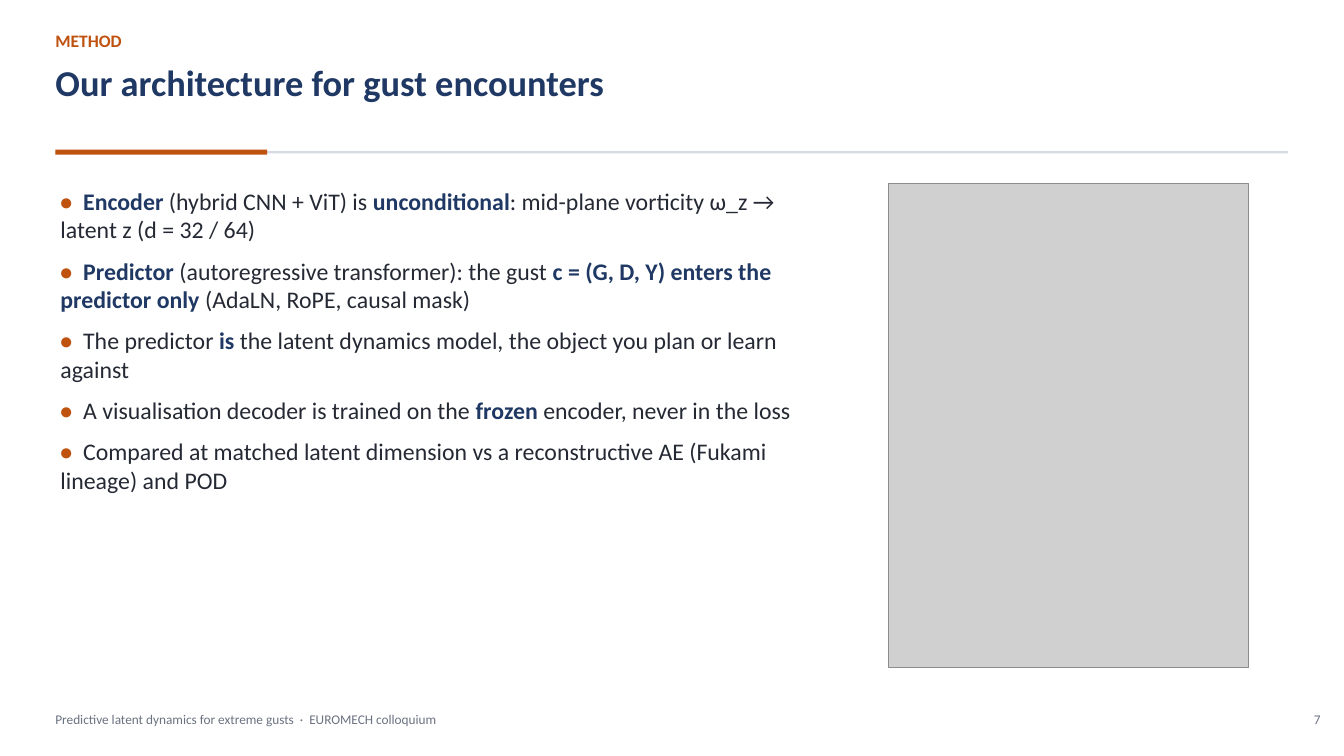
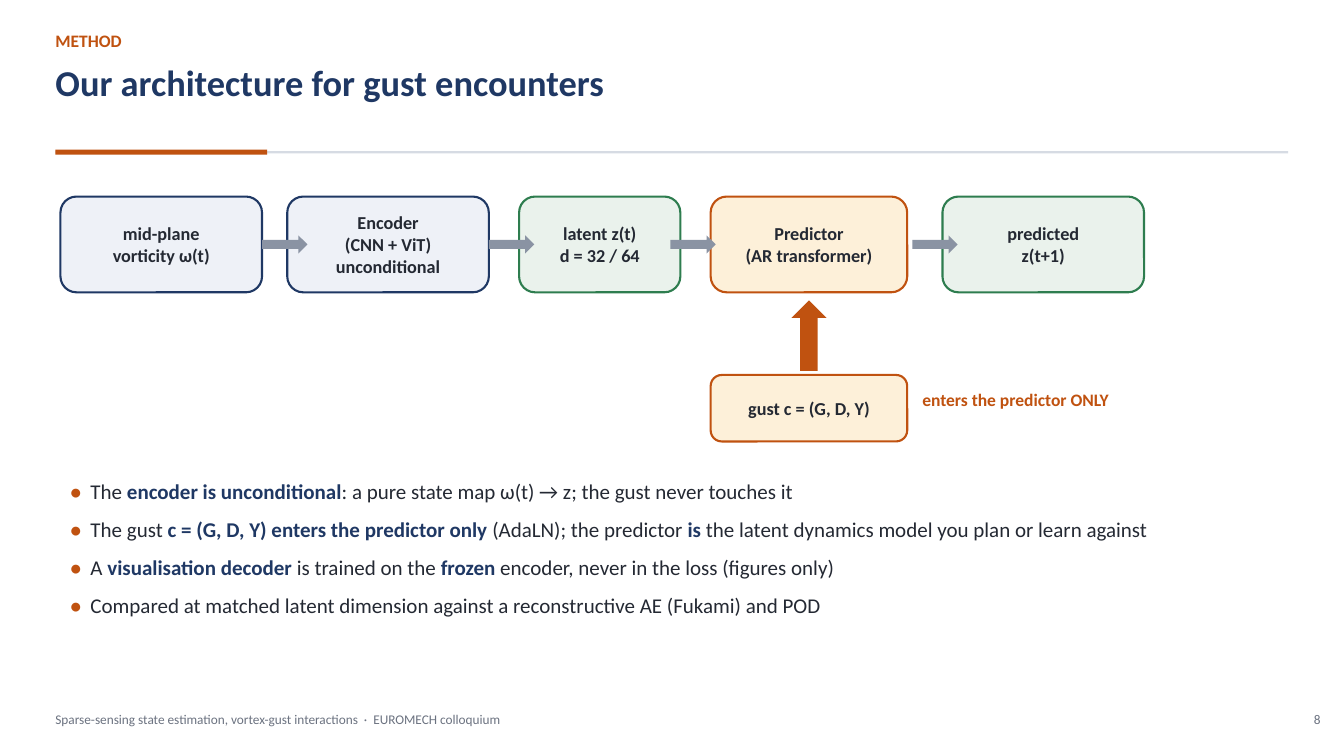
Before and after one commit to sanmi90/GUST-JEPA, a slide deck: slide 8 of paper/talk/euromech_gust_jepa.pptx (slide 7 before the commit). Drawn at 1344x756 pixels with LibreOffice and Linux fonts; fonts in the diff are those of the drawing; grey boxes stand for pictures. Boxes give left, top, right and bottom in pixels: in the first picture for what was removed or moved away, otherwise in the second. Text is boxed around its words. In the diff, an @@ line names an element or a change of style, - is before the commit and + after.

```diff
--- a/paper/talk/euromech_gust_jepa.pptx
+++ b/paper/talk/euromech_gust_jepa.pptx
@@ rounded rectangle added at [60,197,262,292], fill #EEF1F7, outline #1F3864 1.5 pt, 13 pt, text #242933, bold @@
+mid-plane
+vorticity ω(t)
@@ rounded rectangle added at [287,197,489,292], fill #EEF1F7, outline #1F3864 1.5 pt, 13 pt, text #242933, bold @@
+Encoder
+(CNN + ViT)
+unconditional
@@ rounded rectangle added at [519,197,681,292], fill #EAF2EC, outline #2E7D4F 1.5 pt, 13 pt, text #242933, bold @@
+latent z(t)
+d = 32 / 64
@@ rounded rectangle added at [711,197,907,292], fill #FDF0D9, outline #C05210 1.5 pt, 13 pt, text #242933, bold @@
+Predictor
+(AR transformer)
@@ picture removed at [889,184,1249,667] @@
@@ rounded rectangle added at [943,197,1144,292], fill #EAF2EC, outline #2E7D4F 1.5 pt, 13 pt, text #242933, bold @@
+predicted
+z(t+1)
@@ right arrow added at [262,235,308,253], fill #8A93A3 @@
@@ right arrow added at [489,235,534,253], fill #8A93A3 @@
@@ right arrow added at [670,235,716,253], fill #8A93A3 @@
@@ right arrow added at [912,235,958,253], fill #8A93A3 @@
@@ up arrow added at [791,300,827,371], fill #C05210 @@
@@ rounded rectangle added at [711,375,907,442], fill #FDF0D9, outline #C05210 1.5 pt, 13 pt, text #242933, bold @@
+gust c = (G, D, Y)
@@ text added at [922,393,1109,409], 12.5 pt, text #C05210, bold @@
+enters the predictor ONLY
@@ text at [90,484,1147,617]: text changed; size 17 to 15 pt @@
-• Encoder (hybrid CNN + ViT) is unconditional: mid-plane vorticity ω_z → latent z (d = 32 / 64)
-• Predictor (autoregressive transformer): the gust c = (G, D, Y) enters the predictor only (AdaLN, RoPE, causal mask)
-• The predictor is the latent dynamics model, the object you plan or learn against
-• A visualisation decoder is trained on the frozen encoder, never in the loss
-• Compared at matched latent dimension vs a reconstructive AE (Fukami lineage) and POD
+• The encoder is unconditional: a pure state map ω(t) → z; the gust never touches it
+• The gust c = (G, D, Y) enters the predictor only (AdaLN); the predictor is the latent dynamics model you plan or learn against
+• A visualisation decoder is trained on the frozen encoder, never in the loss (figures only)
+• Compared at matched latent dimension against a reconstructive AE (Fukami) and POD
@@ text at [55,715,500,726]: text changed @@
-Predictive latent dynamics for extreme gusts · EUROMECH colloquium
+Sparse-sensing state estimation, vortex-gust interactions · EUROMECH colloquium
@@ text at [1314,715,1321,724]: text changed @@
-7
+8
```
Also in this commit, not shown: 27 other slides changed, 11 slides added, 1 slide removed, 25 other files.
